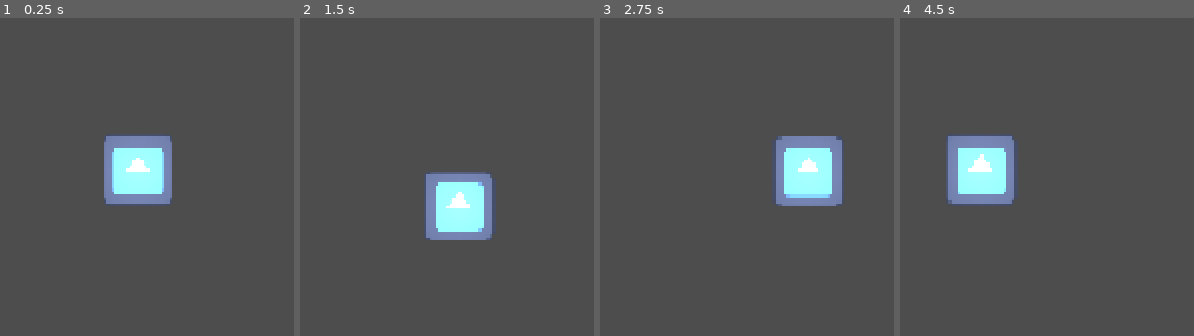
Above: before the commit, frames 1-4 (left to right).
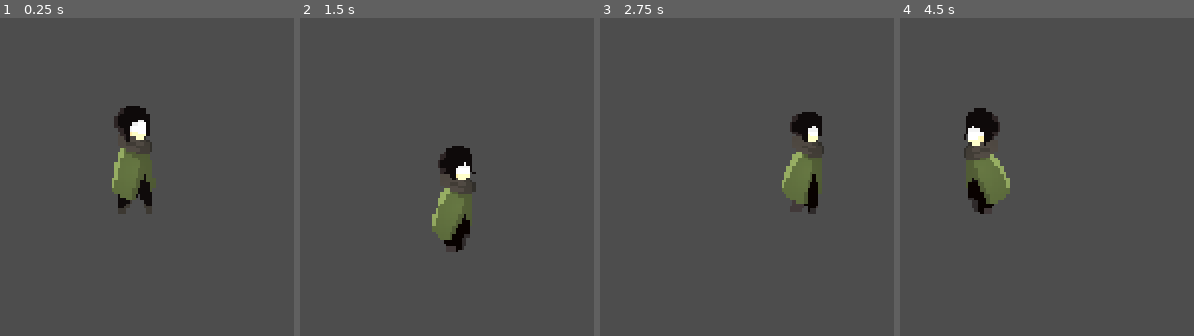
Above: after the commit, the same moments.

Repository: Merchant-Of-Life/Harness-Of-The-Night
Game: Godot game, scene res://scenes/player.tscn
The game is run twice, just before and just after one commit, with the same random seed, the same clock (stepped at 60 frames per second) and the same inputs. This scene is started directly instead of the project's main scene. The engine's default icon, where the game draws it, is replaced by a stand-in: a white triangle on a blue panel in a dark square.
Inputs (mouse positions are in pixels of both pictures, inside the frame that each line leads up to):
- Up to frame 1 (0.25 s): no input
- Up to frame 2 (1.5 s): tap Enter at 0.5 s; move the mouse to (outside the picture) at 0.52 s; hold D (move_right) 0.53-1.28 s; tap Space (dash) at 0.6, 1.35 s; click (outside the picture) at 0.67 s; move the mouse to (outside the picture) at 1.27 s; hold S (move_down) from 1.28 s (still down)
- Up to frame 3 (2.75 s): move the mouse to (outside the picture) at 2.02 s; release S (move_down) at 2.03 s; hold D (move_right) from 2.03 s (still down); tap Alt at 2.1 s; tap Space (dash) at 2.3 s
- Up to frame 4 (4.5 s): move the mouse to (outside the picture) at 2.77 s; release D (move_right) at 2.78 s; hold W (move_up) 2.78-3.53 s; tap Shift at 2.85 s; click (outside the picture) at 2.92 s; tap Space (dash) at 3.05, 3.6, 4.35 s; move the mouse to (outside the picture) at 3.52 s; hold A (move_left) from 3.53 s (still down); move the mouse to (outside the picture) at 4.27 s

The runs differ from the first frame. In frame 1, 6.3% of the frame differs, in the area x 35-59%, y 27-62%; in frame 2, 6.1%; in frame 3, 6.1%; in frame 4, 6.3%, in the area x 15-41%, y 28-62%.

Commit message:
Hook up Blind Huntress AnimatedSprite2D and player animations, i did had some difficultys adding the animation

Diff:
--- a/project.godot
+++ b/project.godot
@@ -61,6 +61,7 @@
 
 [rendering]
 
+textures/canvas_textures/default_texture_filter=0
 rendering_device/driver.windows="d3d12"
 renderer/rendering_method="gl_compatibility"
 renderer/rendering_method.mobile="gl_compatibility"
--- a/scenes/player.gd
+++ b/scenes/player.gd
@@ -2,30 +2,49 @@
 
 var speed = 220
 var dash_speed = 650
-
 var is_dashing = false
 var can_dash = true
+var is_charging = false
 var dash_direction = Vector2.ZERO
 
+@onready var animated_sprite = $AnimatedSprite2D
+@onready var dash_timer = $DashTimer
+@onready var cooldown_timer = $CooldownTimer
+
 func _physics_process(delta):
-	var direction = Input.get_vector("move_left", "move_right", "move_up", "move_down")
+    var direction = Input.get_vector("move_left", "move_right", "move_up", "move_down")
 
-	if Input.is_action_just_pressed("dash") and can_dash and direction != Vector2.ZERO:
-		is_dashing = true
-		can_dash = false
-		dash_direction = direction
-		$DashTimer.start()
-		$CooldownTimer.start()
+    if Input.is_action_just_pressed("dash") and can_dash and direction != Vector2.ZERO:
+        is_dashing = true
+        can_dash = false
+        dash_direction = direction
+        $DashTimer.start()
+        $CooldownTimer.start()
 
-	if is_dashing:
-		velocity = dash_direction * dash_speed
-	else:
-		velocity = direction * speed
+    if is_dashing:
+        velocity = dash_direction * dash_speed
+    else:
+        velocity = direction * speed
 
-	move_and_slide()
+    move_and_slide()
+    update_animation(direction)
+
+func update_animation(direction):
+     if direction.x <0:
+         $AnimatedSprite2D.flip_h = true
+     elif direction.x > 0:
+         $AnimatedSprite2D.flip_h = false
+     if is_dashing:
+         $AnimatedSprite2D.play("dash")
+     elif is_charging:
+         $AnimatedSprite2D.play("charge")
+     elif direction != Vector2.ZERO:
+         $AnimatedSprite2D.play("run")
+     else:
+        $AnimatedSprite2D.play("idle")
 
 func _on_dash_timer_timeout():
-	is_dashing = false
+    is_dashing = false
 
 func _on_cooldown_timer_timeout():
-	can_dash = true
+    can_dash = true
--- a/scenes/player.tscn
+++ b/scenes/player.tscn
@@ -1,7 +1,298 @@
 [gd_scene format=3 uid="uid://b88snivw0c06i"]
 
-[ext_resource type="Texture2D" uid="uid://oex06dvlwfen" path="res://icon.svg" id="1_3vyb7"]
 [ext_resource type="Script" uid="uid://dw7bxkfre5sxs" path="res://scenes/player.gd" id="1_g2els"]
+[ext_resource type="Texture2D" uid="uid://cxd5o26lu6r64" path="res://assets/player/9 - idle-up-attack.png" id="2_tuyoq"]
+[ext_resource type="Texture2D" uid="uid://05khe1x0cy8d" path="res://assets/player/6 - dash.png" id="3_fjrip"]
+[ext_resource type="Texture2D" uid="uid://1o0foolexog5" path="res://assets/player/15 - death.png" id="4_smehm"]
+[ext_resource type="Texture2D" uid="uid://cra6f0tmc01ob" path="res://assets/player/1 - Idle.png" id="5_ur7pv"]
+[ext_resource type="Texture2D" uid="uid://bww3ndskejdhc" path="res://assets/player/2 - Run.png" id="6_y4r1p"]
+
+[sub_resource type="AtlasTexture" id="AtlasTexture_d2wvv"]
+atlas = ExtResource("2_tuyoq")
+region = Rect2(240, 0, 240, 128)
+
+[sub_resource type="AtlasTexture" id="AtlasTexture_3v2ag"]
+atlas = ExtResource("2_tuyoq")
+region = Rect2(480, 0, 240, 128)
+
+[sub_resource type="AtlasTexture" id="AtlasTexture_jej6c"]
+atlas = ExtResource("2_tuyoq")
+region = Rect2(720, 0, 240, 128)
+
+[sub_resource type="AtlasTexture" id="AtlasTexture_f1ej7"]
+atlas = ExtResource("3_fjrip")
+region = Rect2(0, 0, 240, 128)
+
+[sub_resource type="AtlasTexture" id="AtlasTexture_oprun"]
+atlas = ExtResource("3_fjrip")
+region = Rect2(240, 0, 240, 128)
+
+[sub_resource type="AtlasTexture" id="AtlasTexture_a8ls1"]
+atlas = ExtResource("3_fjrip")
+region = Rect2(480, 0, 240, 128)
+
+[sub_resource type="AtlasTexture" id="AtlasTexture_qfm1y"]
+atlas = ExtResource("3_fjrip")
+region = Rect2(720, 0, 240, 128)
+
+[sub_resource type="AtlasTexture" id="AtlasTexture_fulsm"]
+atlas = ExtResource("4_smehm")
+region = Rect2(0, 0, 240, 128)
+
+[sub_resource type="AtlasTexture" id="AtlasTexture_4r5pv"]
+atlas = ExtResource("4_smehm")
+region = Rect2(240, 0, 240, 128)
+
+[sub_resource type="AtlasTexture" id="AtlasTexture_60mlk"]
+atlas = ExtResource("4_smehm")
+region = Rect2(480, 0, 240, 128)
+
+[sub_resource type="AtlasTexture" id="AtlasTexture_i4ail"]
+atlas = ExtResource("4_smehm")
+region = Rect2(720, 0, 240, 128)
+
+[sub_resource type="AtlasTexture" id="AtlasTexture_a38lo"]
+atlas = ExtResource("4_smehm")
+region = Rect2(960, 0, 240, 128)
+
+[sub_resource type="AtlasTexture" id="AtlasTexture_4ni07"]
+atlas = ExtResource("4_smehm")
+region = Rect2(1200, 0, 240, 128)
+
+[sub_resource type="AtlasTexture" id="AtlasTexture_l71n6"]
+atlas = ExtResource("4_smehm")
+region = Rect2(1440, 0, 240, 128)
+
+[sub_resource type="AtlasTexture" id="AtlasTexture_ke2ow"]
+atlas = ExtResource("4_smehm")
+region = Rect2(1680, 0, 240, 128)
+
+[sub_resource type="AtlasTexture" id="AtlasTexture_ujl30"]
+atlas = ExtResource("4_smehm")
+region = Rect2(1920, 0, 240, 128)
+
+[sub_resource type="AtlasTexture" id="AtlasTexture_31cv2"]
+atlas = ExtResource("4_smehm")
+region = Rect2(2160, 0, 240, 128)
+
+[sub_resource type="AtlasTexture" id="AtlasTexture_pf23h"]
+atlas = ExtResource("5_ur7pv")
+region = Rect2(0, 0, 240, 128)
+
+[sub_resource type="AtlasTexture" id="AtlasTexture_dt7fs"]
+atlas = ExtResource("5_ur7pv")
+region = Rect2(240, 0, 240, 128)
+
+[sub_resource type="AtlasTexture" id="AtlasTexture_wqfne"]
+atlas = ExtResource("5_ur7pv")
+region = Rect2(480, 0, 240, 128)
+
+[sub_resource type="AtlasTexture" id="AtlasTexture_wnwbv"]
+atlas = ExtResource("5_ur7pv")
+region = Rect2(720, 0, 240, 128)
+
+[sub_resource type="AtlasTexture" id="AtlasTexture_gl8cc"]
+atlas = ExtResource("5_ur7pv")
+region = Rect2(960, 0, 240, 128)
+
+[sub_resource type="AtlasTexture" id="AtlasTexture_487ah"]
+atlas = ExtResource("5_ur7pv")
+region = Rect2(1200, 0, 240, 128)
+
+[sub_resource type="AtlasTexture" id="AtlasTexture_md1ol"]
+atlas = ExtResource("5_ur7pv")
+region = Rect2(1440, 0, 240, 128)
+
+[sub_resource type="AtlasTexture" id="AtlasTexture_bj30b"]
+atlas = ExtResource("5_ur7pv")
+region = Rect2(1680, 0, 240, 128)
+
+[sub_resource type="AtlasTexture" id="AtlasTexture_jc3p3"]
+atlas = ExtResource("5_ur7pv")
+region = Rect2(1920, 0, 240, 128)
+
+[sub_resource type="AtlasTexture" id="AtlasTexture_hax0n"]
+atlas = ExtResource("5_ur7pv")
+region = Rect2(2160, 0, 240, 128)
+
+[sub_resource type="AtlasTexture" id="AtlasTexture_t4otl"]
+atlas = ExtResource("5_ur7pv")
+region = Rect2(2400, 0, 240, 128)
+
+[sub_resource type="AtlasTexture" id="AtlasTexture_j2b1d"]
+atlas = ExtResource("5_ur7pv")
+region = Rect2(2640, 0, 240, 128)
+
+[sub_resource type="AtlasTexture" id="AtlasTexture_cs1tg"]
+atlas = ExtResource("6_y4r1p")
+region = Rect2(0, 0, 240, 128)
+
+[sub_resource type="AtlasTexture" id="AtlasTexture_2dvfe"]
+atlas = ExtResource("6_y4r1p")
+region = Rect2(240, 0, 240, 128)
+
+[sub_resource type="AtlasTexture" id="AtlasTexture_giy8y"]
+atlas = ExtResource("6_y4r1p")
+region = Rect2(480, 0, 240, 128)
+
+[sub_resource type="AtlasTexture" id="AtlasTexture_fdfoy"]
+atlas = ExtResource("6_y4r1p")
+region = Rect2(720, 0, 240, 128)
+
+[sub_resource type="AtlasTexture" id="AtlasTexture_hhpqf"]
+atlas = ExtResource("6_y4r1p")
+region = Rect2(960, 0, 240, 128)
+
+[sub_resource type="AtlasTexture" id="AtlasTexture_g5jhy"]
+atlas = ExtResource("6_y4r1p")
+region = Rect2(1200, 0, 240, 128)
+
+[sub_resource type="AtlasTexture" id="AtlasTexture_holxr"]
+atlas = ExtResource("6_y4r1p")
+region = Rect2(1440, 0, 240, 128)
+
+[sub_resource type="AtlasTexture" id="AtlasTexture_mx1m4"]
+atlas = ExtResource("6_y4r1p")
+region = Rect2(1680, 0, 240, 128)
+
+[sub_resource type="SpriteFrames" id="SpriteFrames_neqau"]
+animations = [{
+"frames": [{
+"duration": 1.0,
+"texture": SubResource("AtlasTexture_d2wvv")
+}, {
+"duration": 1.0,
+"texture": SubResource("AtlasTexture_3v2ag")
+}, {
+"duration": 1.0,
+"texture": SubResource("AtlasTexture_jej6c")
+}],
+"loop": 1,
+"name": &"charge",
+"speed": 10.0
+}, {
+"frames": [{
+"duration": 1.0,
+"texture": SubResource("AtlasTexture_f1ej7")
+}, {
+"duration": 1.0,
+"texture": SubResource("AtlasTexture_oprun")
+}, {
+"duration": 1.0,
+"texture": SubResource("AtlasTexture_a8ls1")
+}, {
+"duration": 1.0,
+"texture": SubResource("AtlasTexture_qfm1y")
+}],
+"loop": 2,
+"name": &"dash",
+"speed": 24.0
+}, {
+"frames": [{
+"duration": 1.0,
+"texture": SubResource("AtlasTexture_fulsm")
+}, {
+"duration": 1.0,
+"texture": SubResource("AtlasTexture_4r5pv")
+}, {
+"duration": 1.0,
+"texture": SubResource("AtlasTexture_60mlk")
+}, {
+"duration": 1.0,
+"texture": SubResource("AtlasTexture_i4ail")
+}, {
+"duration": 1.0,
+"texture": SubResource("AtlasTexture_a38lo")
+}, {
+"duration": 1.0,
+"texture": SubResource("AtlasTexture_4ni07")
+}, {
+"duration": 1.0,
+"texture": SubResource("AtlasTexture_l71n6")
+}, {
+"duration": 1.0,
+"texture": SubResource("AtlasTexture_ke2ow")
+}, {
+"duration": 1.0,
+"texture": SubResource("AtlasTexture_ujl30")
+}, {
+"duration": 1.0,
+"texture": SubResource("AtlasTexture_31cv2")
+}],
+"loop": 2,
+"name": &"death",
+"speed": 10.0
+}, {
+"frames": [{
+"duration": 1.0,
+"texture": SubResource("AtlasTexture_pf23h")
+}, {
+"duration": 1.0,
+"texture": SubResource("AtlasTexture_dt7fs")
+}, {
+"duration": 1.0,
+"texture": SubResource("AtlasTexture_wqfne")
+}, {
+"duration": 1.0,
+"texture": SubResource("AtlasTexture_wnwbv")
+}, {
+"duration": 1.0,
+"texture": SubResource("AtlasTexture_gl8cc")
+}, {
+"duration": 1.0,
+"texture": SubResource("AtlasTexture_487ah")
+}, {
+"duration": 1.0,
+"texture": SubResource("AtlasTexture_md1ol")
+}, {
+"duration": 1.0,
+"texture": SubResource("AtlasTexture_bj30b")
+}, {
+"duration": 1.0,
+"texture": SubResource("AtlasTexture_jc3p3")
+}, {
+"duration": 1.0,
+"texture": SubResource("AtlasTexture_hax0n")
+}, {
+"duration": 1.0,
+"texture": SubResource("AtlasTexture_t4otl")
+}, {
+"duration": 1.0,
+"texture": SubResource("AtlasTexture_j2b1d")
+}],
+"loop": 1,
+"name": &"idle",
+"speed": 10.0
+}, {
+"frames": [{
+"duration": 1.0,
+"texture": SubResource("AtlasTexture_cs1tg")
+}, {
+"duration": 1.0,
+"texture": SubResource("AtlasTexture_2dvfe")
+}, {
+"duration": 1.0,
+"texture": SubResource("AtlasTexture_giy8y")
+}, {
+"duration": 1.0,
+"texture": SubResource("AtlasTexture_fdfoy")
+}, {
+"duration": 1.0,
+"texture": SubResource("AtlasTexture_hhpqf")
+}, {
+"duration": 1.0,
+"texture": SubResource("AtlasTexture_g5jhy")
+}, {
+"duration": 1.0,
+"texture": SubResource("AtlasTexture_holxr")
+}, {
+"duration": 1.0,
+"texture": SubResource("AtlasTexture_mx1m4")
+}],
+"loop": 1,
+"name": &"run",
+"speed": 12.0
+}]
 
 [sub_resource type="CircleShape2D" id="CircleShape2D_neqau"]
 radius = 20.0
@@ -21,9 +312,11 @@
 motion_mode = 1
 script = ExtResource("1_g2els")
 
-[node name="Sprite2D" type="Sprite2D" parent="." unique_id=1912912030]
-scale = Vector2(0.4, 0.4)
-texture = ExtResource("1_3vyb7")
+[node name="AnimatedSprite2D" type="AnimatedSprite2D" parent="." unique_id=1078396220]
+scale = Vector2(2, 2)
+sprite_frames = SubResource("SpriteFrames_neqau")
+animation = &"idle"
+frame_progress = 0.16639423
 
 [node name="CollisionShape2D" type="CollisionShape2D" parent="." unique_id=1404218332]
 shape = SubResource("CircleShape2D_neqau")
--- a/scripts/player.gd
+++ /dev/null
@@ -1,11 +0,0 @@
-extends Node
-
-
-# Called when the node enters the scene tree for the first time.
-func _ready() -> void:
-	pass # Replace with function body.
-
-
-# Called every frame. 'delta' is the elapsed time since the previous frame.
-func _process(delta: float) -> void:
-	pass
Binary file added: assets/player/1 - Idle.png
Not shown, added: assets/player/1 - Idle.png.import
Binary file added: assets/player/15 - death.png
Not shown, added: assets/player/15 - death.png.import
Binary file added: assets/player/2 - Run.png
Not shown, added: assets/player/2 - Run.png.import
Binary file added: assets/player/6 - dash.png
Not shown, added: assets/player/6 - dash.png.import
Binary file added: assets/player/9 - idle-up-attack.png
Not shown, added: assets/player/9 - idle-up-attack.png.import
Not shown, removed: scripts/player.gd.uid
